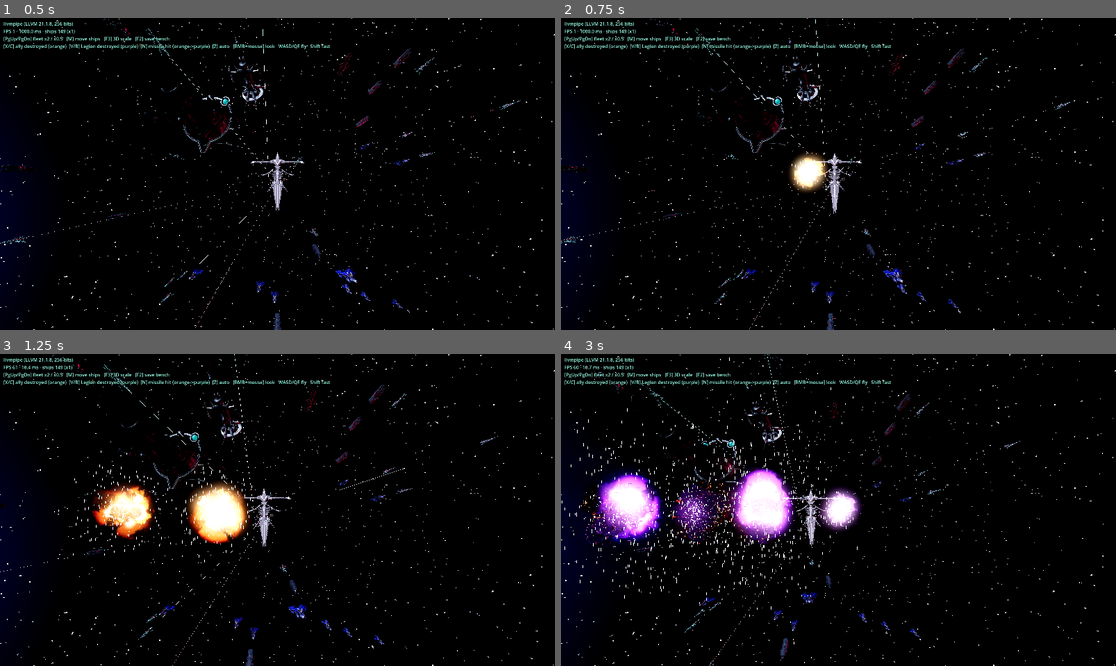
Above: before the commit, frames 1-4 (two rows, left to right).
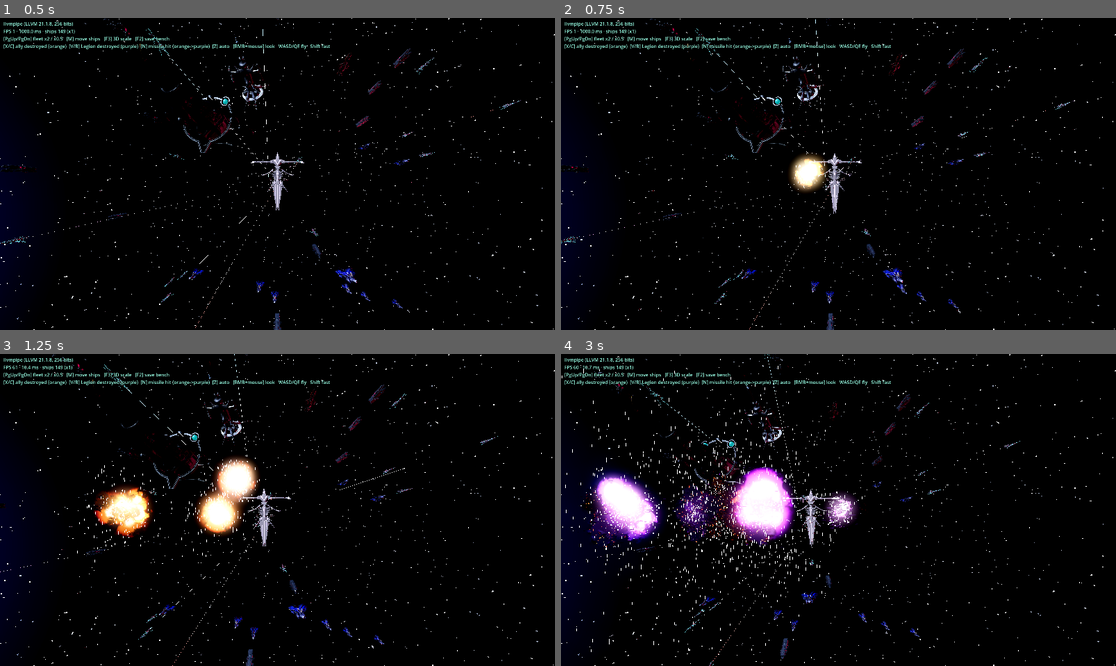
Above: after the commit, the same moments.

Repository: kayhase015497/tools
Game: Godot game, scene res://main.tscn
The game is run twice, just before and just after one commit, with the same random seed, the same clock (stepped at 60 frames per second) and the same inputs.
Inputs (mouse positions are in pixels of both pictures, inside the frame that each line leads up to):
- Up to frame 1 (0.5 s): no input
- Up to frame 2 (0.75 s): tap Enter at 0.5 s; move the mouse to (960, 158) at 0.52 s; hold D from 0.53 s (still down); tap X at 0.6 s; click (960, 158) at 0.67 s
- Up to frame 3 (1.25 s): keep holding D; tap C at 0.8 s
- Up to frame 4 (3 s): move the mouse to (727, 525) at 1.27 s; release D at 1.28 s; hold S 1.28-2.03 s; tap C at 1.35 s; tap V at 1.55, 2.1 s; move the mouse to (894, 441) at 2.02 s; hold D 2.03-2.78 s; tap B at 2.3, 2.85 s; move the mouse to (810, 572) at 2.77 s; hold W from 2.78 s (still down); click (810, 572) at 2.92 s

Frame 1 is identical in both runs. In frame 2, 0.2% of the frame differs, in the area x 41-48%, y 44-56%; in frame 3, 3.2%; in frame 4, 5.2%, in the area x 0-57%, y 1-96%.

Commit message:
godot: 5 random variants per explosion colour (orange / purple / orange->purple), gallery demo
Co-Authored-By: Claude Sonnet 5.5 <noreply@anthropic.com>
Claude-Session: https://claude.ai/code/session_017eWXcFR8R8fWfFcmTcxD4c

Diff:
--- a/godot/scripts/explosion.gd
+++ b/godot/scripts/explosion.gd
@@ -34,7 +34,7 @@
 	t.curve = c
 	return t
 
-static func _quad_particles(mat: Material, amount: int, life: float, size: float, radius: float, vel_min: float, vel_max: float, grow: Array) -> GPUParticles3D:
+static func _quad_particles(mat: Material, amount: int, life: float, size: float, radius: float, vel_min: float, vel_max: float, grow: Array, dir: Vector3 = Vector3.ZERO, spread: float = 180.0) -> GPUParticles3D:
 	var p := GPUParticles3D.new()
 	p.amount = amount
 	p.lifetime = life
@@ -46,8 +46,8 @@
 	var pm := ParticleProcessMaterial.new()
 	pm.emission_shape = ParticleProcessMaterial.EMISSION_SHAPE_SPHERE
 	pm.emission_sphere_radius = radius
-	pm.direction = Vector3(0, 0, 0)
-	pm.spread = 180.0
+	pm.direction = dir
+	pm.spread = spread
 	pm.initial_velocity_min = vel_min
 	pm.initial_velocity_max = vel_max
 	pm.gravity = Vector3.ZERO
@@ -63,25 +63,43 @@
 	p.draw_pass_1 = qm
 	return p
 
+## 5 種爆焰變體（每種顏色都有）：0 經典、1 連爆（接連 3 次小爆）、2 噴流（定向火舌）、3 閃爆（強光、火花極多、煙少）、4 悶燒（火光較暗、煙與餘燼多）
+const VARIANTS := [
+	{"fire_n": 12, "fire_life": 1.1, "fire_size": 1.5, "fire_r": 0.6, "fire_v": 0.25, "spark_n": 320, "spark_sp": 1.0, "spark_len": 1.0, "smoke_n": 42, "smoke_size": 1.75, "smoke_life": 5.5, "smoke_v": 0.5, "ember_n": 160, "deb_n": 90, "light": 1.0, "chain": 0, "jet": false},
+	{"fire_n": 8, "fire_life": 1.0, "fire_size": 1.15, "fire_r": 0.5, "fire_v": 0.25, "spark_n": 220, "spark_sp": 1.0, "spark_len": 0.9, "smoke_n": 30, "smoke_size": 1.5, "smoke_life": 5.0, "smoke_v": 0.45, "ember_n": 120, "deb_n": 70, "light": 0.9, "chain": 3, "jet": false},
+	{"fire_n": 14, "fire_life": 1.0, "fire_size": 1.05, "fire_r": 0.25, "fire_v": 1.3, "spark_n": 440, "spark_sp": 1.7, "spark_len": 1.3, "smoke_n": 34, "smoke_size": 1.45, "smoke_life": 5.0, "smoke_v": 0.9, "ember_n": 110, "deb_n": 80, "light": 1.0, "chain": 0, "jet": true},
+	{"fire_n": 6, "fire_life": 0.7, "fire_size": 2.2, "fire_r": 0.4, "fire_v": 0.3, "spark_n": 700, "spark_sp": 1.5, "spark_len": 1.2, "smoke_n": 16, "smoke_size": 1.25, "smoke_life": 3.2, "smoke_v": 0.5, "ember_n": 90, "deb_n": 50, "light": 1.8, "chain": 0, "jet": false},
+	{"fire_n": 16, "fire_life": 1.9, "fire_size": 1.25, "fire_r": 0.7, "fire_v": 0.2, "spark_n": 170, "spark_sp": 0.75, "spark_len": 0.9, "smoke_n": 52, "smoke_size": 2.0, "smoke_life": 6.0, "smoke_v": 0.35, "ember_n": 340, "deb_n": 140, "light": 0.8, "chain": 0, "jet": false},
+]
+
 ## style 0＝橘色火焰（聯軍艦艇被擊毀）、1＝紫色焰（反物質軍團艦艇被擊毀）、2＝先橘後紫（聯軍飛彈命中反物質軍團艦艇）
-static func spawn(parent: Node, pos: Vector3, size: float, style: int = 0) -> Node3D:
+## variant：0~4 指定變體，-1＝隨機；每次還會對顏色、尺寸做小幅亂數，所以同一種也不會長得一樣。
+static func spawn(parent: Node, pos: Vector3, size: float, style: int = 0, variant: int = -1, allow_chain: bool = true) -> Node3D:
 	_prep()
 	var purple := style == 1
 	var shift := 1.0 if style == 2 else 0.0
+	var vi := variant if variant >= 0 else randi() % VARIANTS.size()
+	var V: Dictionary = VARIANTS[vi]
+	size *= randf_range(0.88, 1.15)
+	var jd := Vector3(randf_range(-1, 1), randf_range(-0.6, 1), randf_range(-1, 1)).normalized()   # 噴流方向
+	var jet: bool = V["jet"]
 	var root := Node3D.new()
 	root.position = pos
 	parent.add_child(root)
-	# 1) 火團：多團，錯時冒出
+	# 1) 火團：多團，錯時冒出（顏色小幅亂數）
 	var fire_mat := _fire_mat.duplicate() as ShaderMaterial
 	if purple:
-		fire_mat.set_shader_parameter("cool_color", Vector3(0.22, 0.04, 0.45))
-		fire_mat.set_shader_parameter("mid_color", Vector3(0.62, 0.22, 1.0))
-		fire_mat.set_shader_parameter("hot_color", Vector3(2.0, 1.55, 2.4))
+		fire_mat.set_shader_parameter("cool_color", Vector3(randf_range(0.15, 0.3), 0.04, randf_range(0.35, 0.55)))
+		fire_mat.set_shader_parameter("mid_color", Vector3(randf_range(0.5, 0.75), randf_range(0.15, 0.3), randf_range(0.9, 1.0)))
+		fire_mat.set_shader_parameter("hot_color", Vector3(randf_range(1.8, 2.2), randf_range(1.4, 1.7), 2.4))
+	else:
+		fire_mat.set_shader_parameter("cool_color", Vector3(randf_range(0.45, 0.65), randf_range(0.06, 0.14), 0.04))
+		fire_mat.set_shader_parameter("mid_color", Vector3(1.0, randf_range(0.28, 0.55), randf_range(0.04, 0.12)))
 	fire_mat.set_shader_parameter("shift", shift)
-	var fire := _quad_particles(fire_mat, 12, 1.1, size * 1.5, size * 0.6, 0.0, size * 0.25, [Vector2(0, 0.35), Vector2(0.2, 1.0), Vector2(1, 0.7)])
+	var fire := _quad_particles(fire_mat, V["fire_n"], V["fire_life"], size * V["fire_size"], size * V["fire_r"], 0.0, size * V["fire_v"], [Vector2(0, 0.35), Vector2(0.2, 1.0), Vector2(1, 0.7)], (jd if jet else Vector3.ZERO), (28.0 if jet else 180.0))
 	root.add_child(fire)
 	fire.emitting = true
-	# 2) 濃煙：大、慢、壽命長
+	# 2) 濃煙：黑、厚、短命（5~6 秒）
 	var sm_mat := _smoke_mat.duplicate() as ShaderMaterial
 	sm_mat.set_shader_parameter("center", pos)
 	sm_mat.set_shader_parameter("radius", size * 2.5)
@@ -89,15 +107,15 @@
 		sm_mat.set_shader_parameter("fire_color", Vector3(0.62, 0.25, 1.0))
 		sm_mat.set_shader_parameter("smoke_color", Vector3(0.03, 0.02, 0.05))
 	sm_mat.set_shader_parameter("shift", shift)
-	var smoke := _quad_particles(sm_mat, 42, 5.5, size * 1.75, size * 0.65, 0.0, size * 0.5, [Vector2(0, 0.25), Vector2(0.25, 0.85), Vector2(1, 1.6)])
+	var smoke := _quad_particles(sm_mat, V["smoke_n"], V["smoke_life"], size * V["smoke_size"], size * 0.65, 0.0, size * V["smoke_v"], [Vector2(0, 0.25), Vector2(0.25, 0.85), Vector2(1, 1.6)], (jd if jet else Vector3.ZERO), (40.0 if jet else 180.0))
 	smoke.explosiveness = 0.55
-	smoke.draw_order = GPUParticles3D.DRAW_ORDER_VIEW_DEPTH   # 煙需要依深度排序，才不會前後互相穿透
+	smoke.draw_order = GPUParticles3D.DRAW_ORDER_VIEW_DEPTH
 	root.add_child(smoke)
 	smoke.emitting = true
 	# 3) 火花雨：速度差很大的細長亮點（橘黃＋粉紫兩種色系）
 	for k in range(2):
 		var sp := GPUParticles3D.new()
-		sp.amount = 320
+		sp.amount = int(V["spark_n"] * (1.0 if k == 0 else 0.8))
 		sp.lifetime = 1.6
 		sp.one_shot = true
 		sp.explosiveness = 0.9
@@ -106,10 +124,10 @@
 		var pm := ParticleProcessMaterial.new()
 		pm.emission_shape = ParticleProcessMaterial.EMISSION_SHAPE_SPHERE
 		pm.emission_sphere_radius = size * 0.4
-		pm.direction = Vector3(0, 0, 0)
-		pm.spread = 180.0
-		pm.initial_velocity_min = size * 0.4
-		pm.initial_velocity_max = size * 3.2
+		pm.direction = jd if jet else Vector3.ZERO
+		pm.spread = 22.0 if jet else 180.0
+		pm.initial_velocity_min = size * 0.4 * V["spark_sp"]
+		pm.initial_velocity_max = size * 3.2 * V["spark_sp"]
 		pm.damping_min = size * 0.3
 		pm.damping_max = size * 1.1
 		pm.scale_min = 0.6
@@ -130,7 +148,7 @@
 		pm.color_ramp = gt
 		sp.process_material = pm
 		var qm := QuadMesh.new()
-		qm.size = Vector2(size * 0.006, size * 0.07)
+		qm.size = Vector2(size * 0.006, size * 0.07 * V["spark_len"])
 		qm.material = _spark_mat
 		sp.draw_pass_1 = qm
 		root.add_child(sp)
@@ -138,9 +156,9 @@
 			get_tree_delay(root, 0.35, func(): sp.emitting = true)
 		else:
 			sp.emitting = true
-	# 3b) 餘燼：慢速、飄很久的小亮點（太空中不會立刻熄滅）
+	# 3b) 餘燼：慢速、飄很久的小亮點
 	var em := GPUParticles3D.new()
-	em.amount = 160
+	em.amount = V["ember_n"]
 	em.lifetime = 4.5
 	em.one_shot = true
 	em.explosiveness = 0.8
@@ -148,7 +166,7 @@
 	var ep := ParticleProcessMaterial.new()
 	ep.emission_shape = ParticleProcessMaterial.EMISSION_SHAPE_SPHERE
 	ep.emission_sphere_radius = size * 0.6
-	ep.direction = Vector3(0, 0, 0)
+	ep.direction = Vector3.ZERO
 	ep.spread = 180.0
 	ep.initial_velocity_min = size * 0.05
 	ep.initial_velocity_max = size * 0.5
@@ -169,9 +187,9 @@
 	em.draw_pass_1 = eq
 	root.add_child(em)
 	em.emitting = true
-	# 4) 碎片：黑色薄片，慢速翻滾（逆光剪影；被火光短暫照亮）
+	# 4) 碎片：黑色薄片，慢速翻滾
 	var deb := GPUParticles3D.new()
-	deb.amount = 90
+	deb.amount = V["deb_n"]
 	deb.lifetime = 10.0
 	deb.one_shot = true
 	deb.explosiveness = 1.0
@@ -179,7 +197,7 @@
 	var dm := ParticleProcessMaterial.new()
 	dm.emission_shape = ParticleProcessMaterial.EMISSION_SHAPE_SPHERE
 	dm.emission_sphere_radius = size * 0.5
-	dm.direction = Vector3(0, 0, 0)
+	dm.direction = Vector3.ZERO
 	dm.spread = 180.0
 	dm.initial_velocity_min = size * 0.15
 	dm.initial_velocity_max = size * 0.9
@@ -194,7 +212,7 @@
 	deb.draw_pass_1 = bm
 	root.add_child(deb)
 	deb.emitting = true
-	# 5) 暖色短命光源：照亮附近艦體金屬（朝向火球的面變亮）
+	# 5) 短命光源：照亮附近艦體金屬
 	var l := OmniLight3D.new()
 	l.light_color = Color(0.7, 0.32, 1.0) if purple else Color(1.0, 0.55, 0.2)
 	l.omni_range = size * 7.0
@@ -205,11 +223,18 @@
 		var ct := root.create_tween()
 		ct.tween_interval(0.25)
 		ct.tween_property(l, "light_color", Color(0.7, 0.32, 1.0), 0.6)
+	var lm: float = V["light"]
 	var tw := root.create_tween()
-	# 光源強度單位：Godot 點光源是線性衰減、數值要很大才打得亮數百單位外的金屬（實測 300 在 190 單位外才開始明顯）
-	tw.tween_property(l, "light_energy", size * 14.0, 0.06)
-	tw.tween_property(l, "light_energy", size * 5.0, 0.35).set_trans(Tween.TRANS_QUAD)
+	# Godot 點光源是線性衰減，數值要很大才打得亮數百單位外的金屬
+	tw.tween_property(l, "light_energy", size * 14.0 * lm, 0.06)
+	tw.tween_property(l, "light_energy", size * 5.0 * lm, 0.35).set_trans(Tween.TRANS_QUAD)
 	tw.tween_property(l, "light_energy", 0.0, 1.4).set_trans(Tween.TRANS_QUAD)
+	# 連爆：接連 N 次小爆（位置散布在附近，亂數延遲）
+	if allow_chain and int(V["chain"]) > 0:
+		for i in range(int(V["chain"])):
+			var off := Vector3(randf_range(-1, 1), randf_range(-1, 1), randf_range(-1, 1)) * size * 0.9
+			var delay := 0.16 * (i + 1) + randf_range(0.0, 0.18)
+			get_tree_delay(root, delay, func(): Explosion.spawn(parent, pos + off, size * 0.55, style, [0, 3][randi() % 2], false))
 	# 清理
 	var t := root.get_tree().create_timer(14.0)
 	t.timeout.connect(root.queue_free)
--- a/godot/scripts/spike.gd
+++ b/godot/scripts/spike.gd
@@ -59,6 +59,15 @@
 		yaw = atan2(-dv.x, -dv.z)
 		pitch = asin(dv.y)
 		get_tree().create_timer(0.3).timeout.connect(func(): Explosion.spawn(self, P + Vector3(120.0, 140.0, -80.0), 120.0, (1 if "--explode-demo-purple" in OS.get_cmdline_user_args() else (2 if "--explode-demo-shift" in OS.get_cmdline_user_args() else 0))))
+	if "--explode-gallery" in OS.get_cmdline_user_args():   # 3 種顏色 × 5 種變體的展示牆（橘／紫／先橘後紫 各一列）
+		var C := Vector3(20000.0, 0.0, 0.0)
+		cam.position = C + Vector3(0.0, 0.0, 1500.0)
+		yaw = 0.0
+		pitch = 0.0
+		for row in range(3):
+			for col in range(5):
+				var gp := C + Vector3((col - 2) * 340.0, (1 - row) * 300.0, 0.0)
+				get_tree().create_timer(0.3).timeout.connect(func(): Explosion.spawn(self, gp, 85.0, row, col))
 	if auto_bench:
 		fleet_mult = bench_steps[0]
 		_apply_mult()
Not shown, changed: docs/space-war/ENGINE-MIGRATION-PLAN.md
Not shown, changed: godot/README.md
